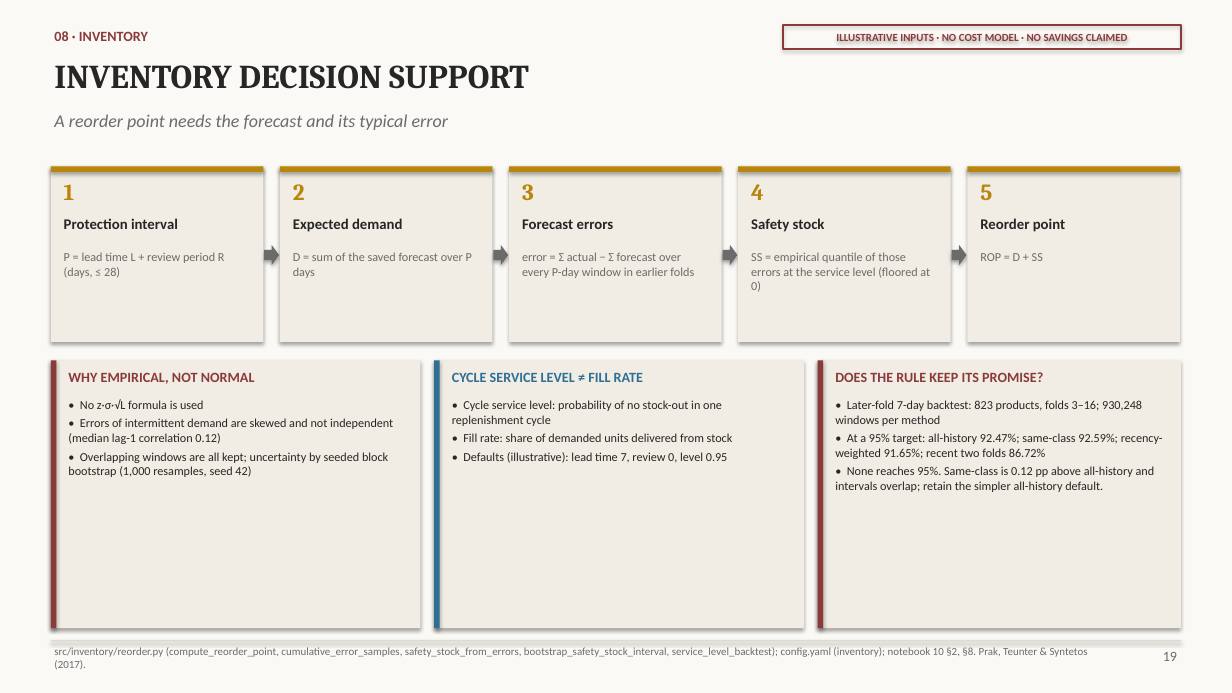
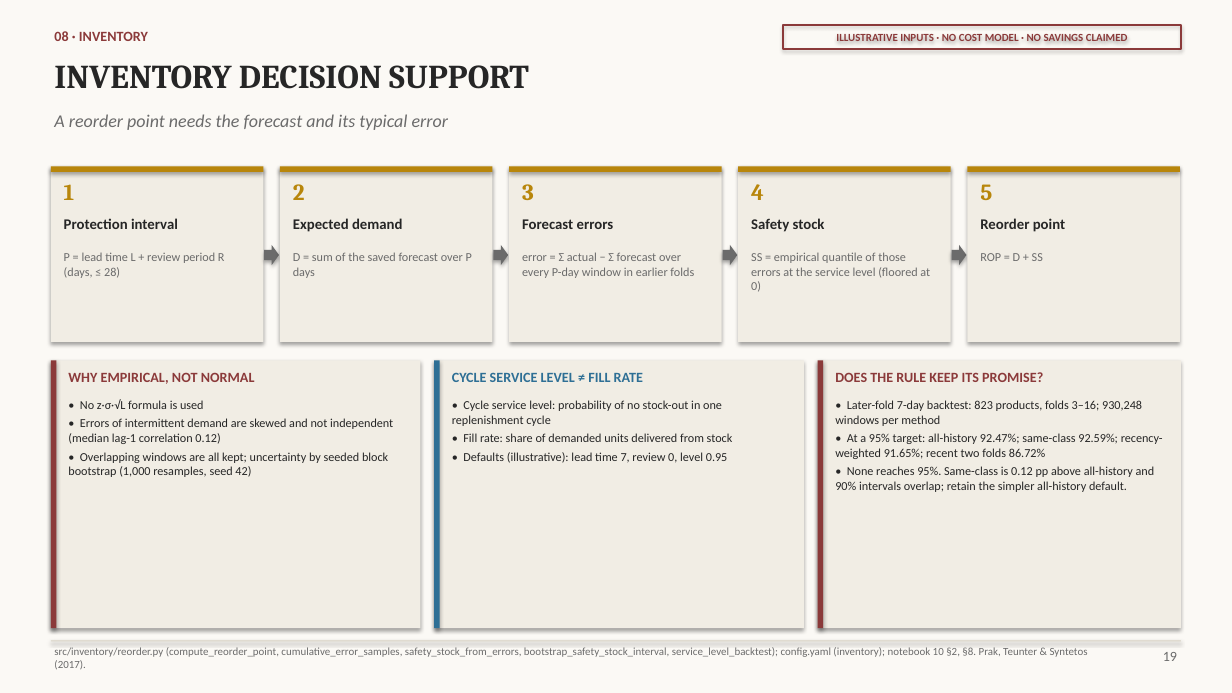
Before and after one commit to nitishhkr11/intermittent-retail-demand-forecasting, a slide deck: slide 19 of presentation/RiverDemand_Final_Project_Presentation_Final.pptx. Drawn at 1232x693 pixels with LibreOffice and Linux fonts; fonts in the diff are those of the drawing. Boxes give left, top, right and bottom in pixels: in the first picture for what was removed or moved away, otherwise in the second. Text is boxed around its words. In the diff, an @@ line names an element or a change of style, - is before the commit and + after.

```diff
--- a/presentation/RiverDemand_Final_Project_Presentation_Final.pptx
+++ b/presentation/RiverDemand_Final_Project_Presentation_Final.pptx
@@ text at (835,466,1155,492): text changed @@
-• None reaches 95%. Same-class is 0.12 pp above all-history and intervals overlap; retain the simpler all-history default.
+• None reaches 95%. Same-class is 0.12 pp above all-history and 90% intervals overlap; retain the simpler all-history default.
```
Also in this commit, not shown: 2 other slides changed, 10 other files.
